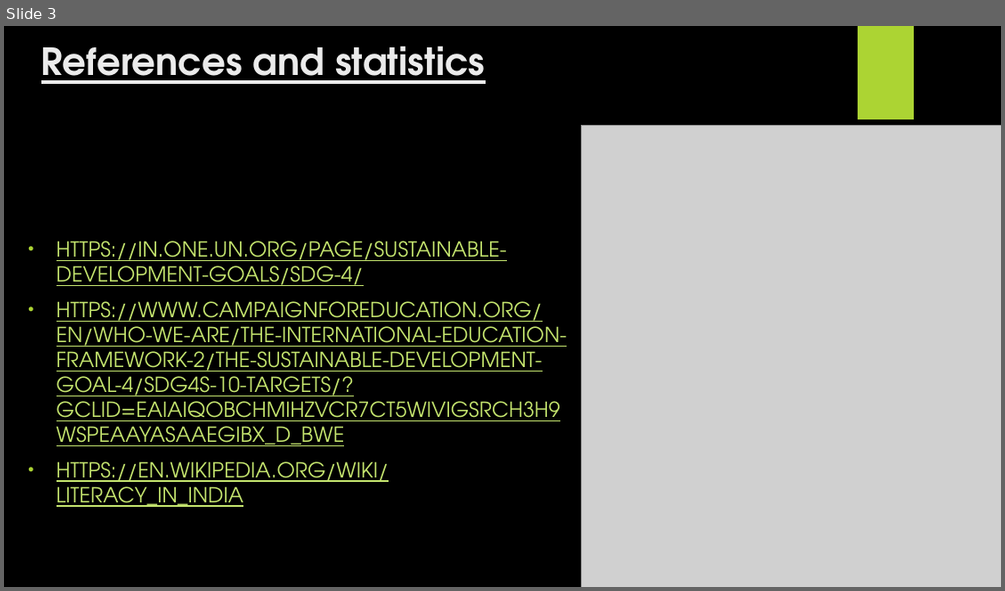
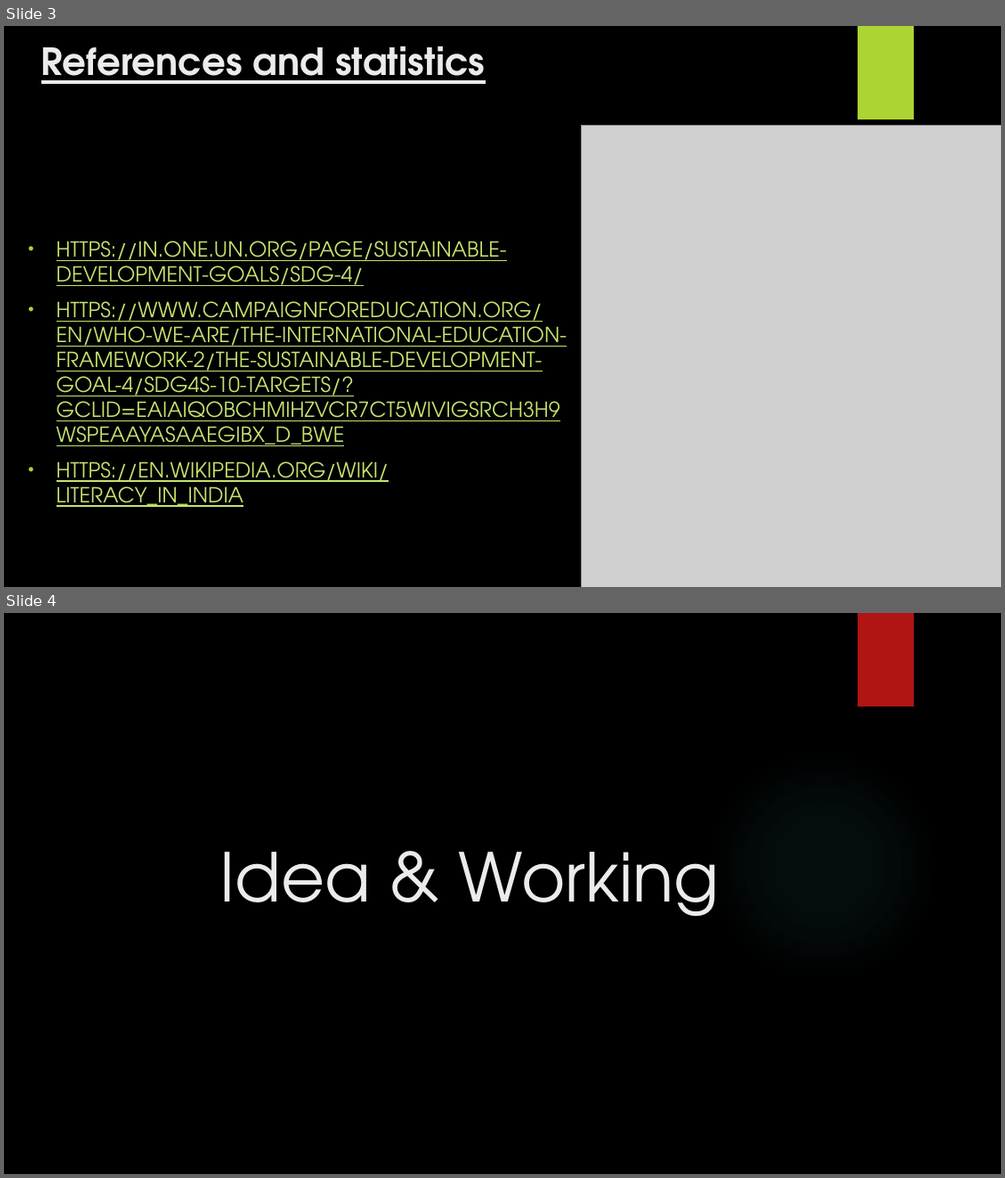
Before and after one commit to Rishabh510/HackVSIT3.0, a slide deck: Quality Education.pptx. Shown one above the other, each under a label of ours: slide 3 before the commit, slides 3 and 4 after it. The pictures are 1005x591 and 1005x1178 pixels, drawn with LibreOffice and Linux fonts; fonts in the diff are those of the drawing; grey boxes stand for pictures; background and template pictures are left out. Boxes give left, top, right and bottom in pixels: in the first picture for what was removed or moved away, otherwise in the second. Text is boxed around its words. In the diff, an @@ line names an element or a change of style, - is before the commit and + after.

```diff
--- a/Quality Education.pptx
+++ b/Quality Education.pptx
@@ slide 4 added at (4, 613, 1001, 1174), background picture (left out) @@
@@ rectangle added at (858, 613, 914, 706), fill #B01513 @@
@@ ellipse added at (708, 750, 938, 981), fill gradient #50B9C1 @@
@@ title added at (219, 852, 720, 916), 64.8 pt, text #EBEBEB @@
+Idea & Working
```
Also in this commit, not shown: 4 slides changed, 5 slides removed.
